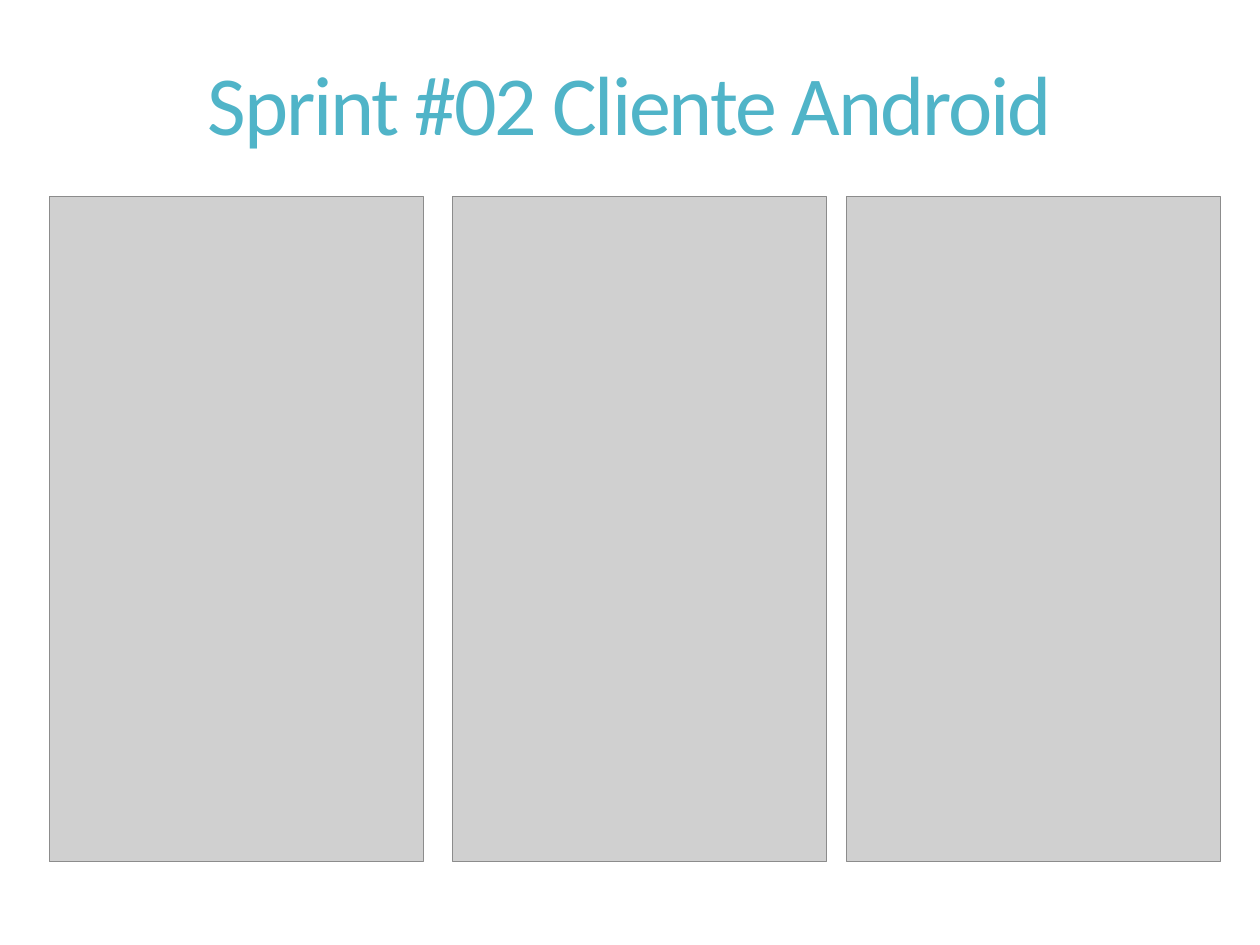
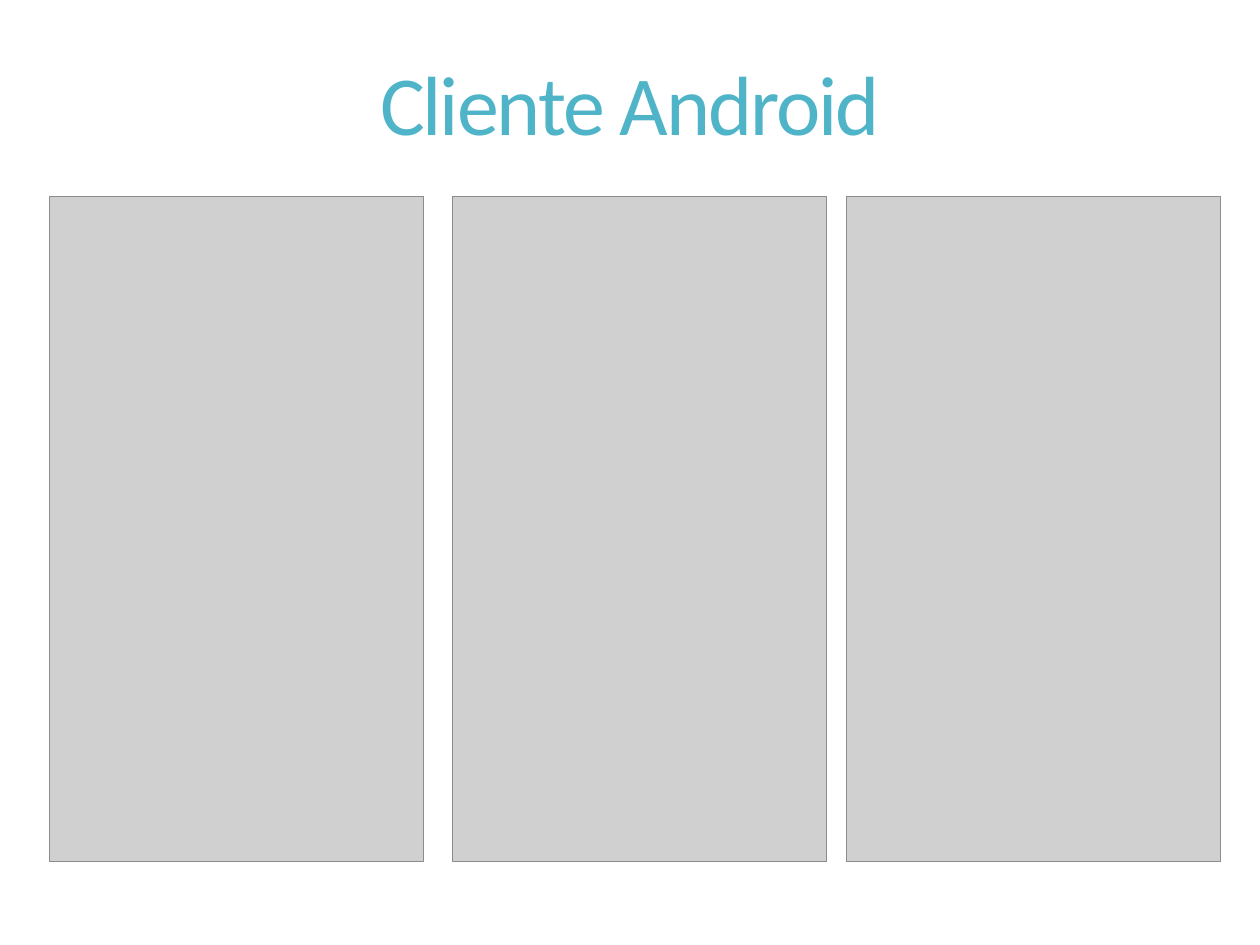
Before and after one commit to dschenkelman/a-malazan-wolvering, a slide deck: slide 6 of docs/Reuniones/Sprint 2/Reunion Formal 2013-09-30/Reunion formal 2013-09-30.pptx (slide 8 before the commit). Drawn at 1260x945 pixels with LibreOffice and Linux fonts; fonts in the diff are those of the drawing; grey boxes stand for pictures. Boxes give left, top, right and bottom in pixels: in the first picture for what was removed or moved away, otherwise in the second. Text is boxed around its words. In the diff, an @@ line names an element or a change of style, - is before the commit and + after.

```diff
--- a/docs/Reuniones/Sprint 2/Reunion Formal 2013-09-30/Reunion formal 2013-09-30.pptx
+++ b/docs/Reuniones/Sprint 2/Reunion Formal 2013-09-30/Reunion formal 2013-09-30.pptx
@@ title at box(380, 76, 880, 136): text changed @@
-Sprint #02 Cliente Android
+Cliente Android
```
Also in this commit, not shown: 8 other slides changed, 1 slide added, 2 slides removed.
